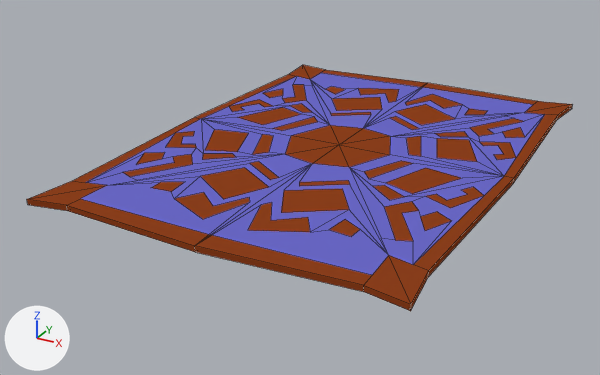
What one commit did to the Blender file blends/carpetSection.blend.
Rendered twice from a camera (50 mm lens) standing at (1.138, -2.34, 0.993) and looking at (-0.088, -0.11, -0.122). Arrows for +X, +Y and +Z are at lower left; the lights stay in place. Mesh edges are drawn as thin lines.

Objects in the first picture: 'cloth'.
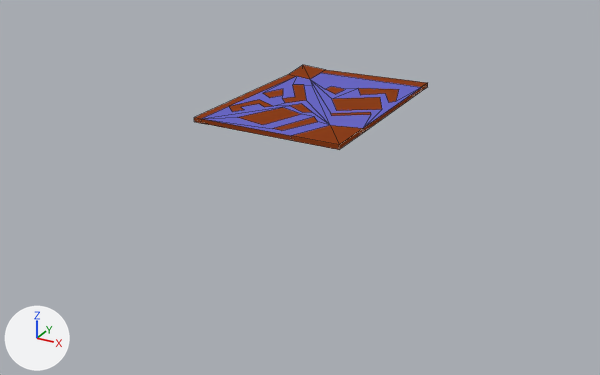
Where the change shows, as pixel boxes [x1, y1, x2, y2] in the pictures (600 x 375 px):
```json
{"object": "cloth", "change": "modifiers changed", "before": [27, 65, 573, 311], "after": [194, 65, 428, 150], "on screen": "57% narrower, 65% shorter"}
```

Edits to the scene script, one JSON object a line:
```json
{"op": "remove", "block": "ob_cloth", "code": "_m = ob_cloth.modifiers.new('Mirror', 'MIRROR')"}
{"op": "remove", "block": "ob_cloth", "code": "_m.use_axis = (True, True, False)"}
```
